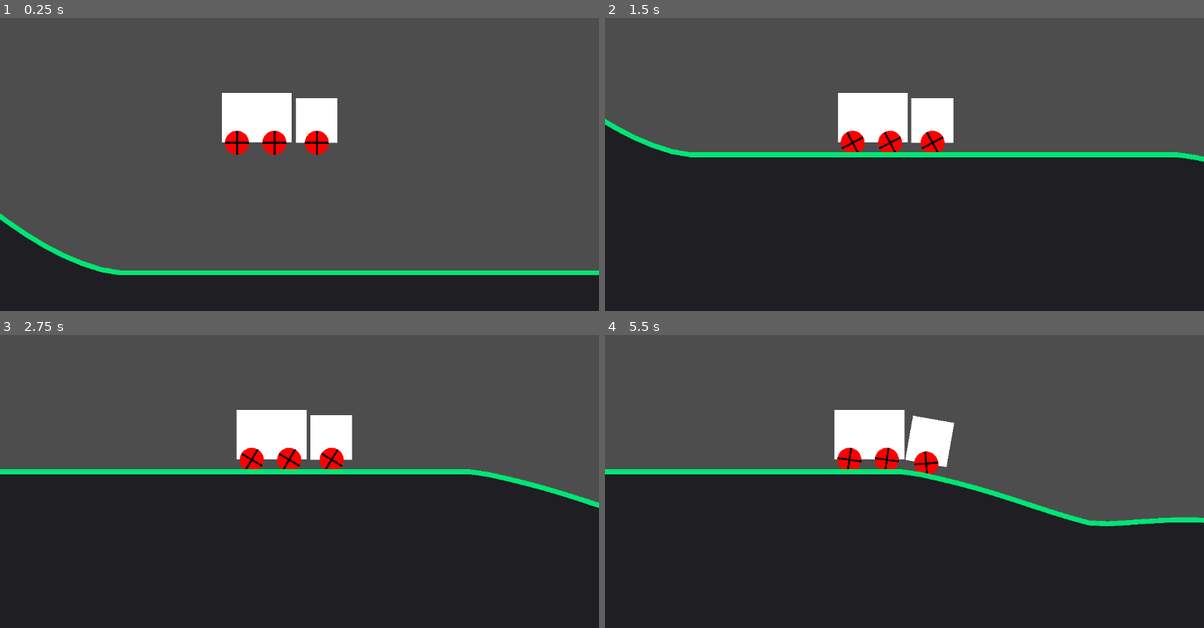
Above: before the commit, frames 1-4 (two rows, left to right).
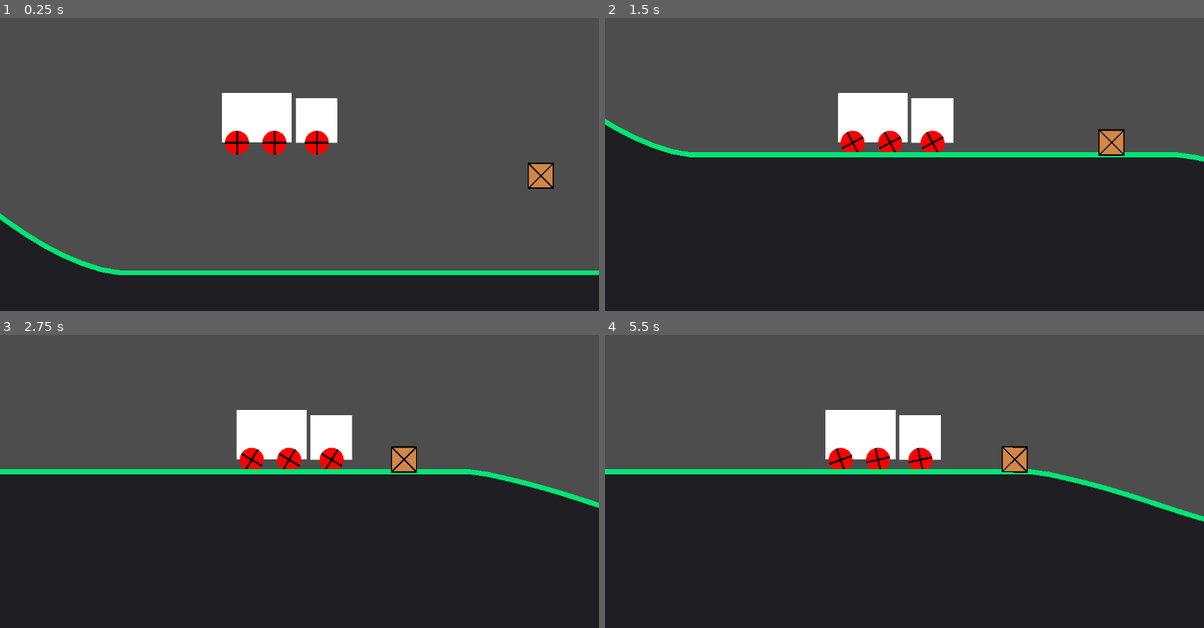
Above: after the commit, the same moments.

Repository: Addressmehari/truck-kun
Game: Godot game, scene res://main.tscn
Same seed, same stepped clock (60 frames per second), same inputs: the game is played once before the commit and once after it. Before the commit the project has no main scene; this scene is started directly in both runs.
Inputs (mouse positions are in pixels of both pictures, inside the frame that each line leads up to):
- Up to frame 1 (0.25 s): no input
- Up to frame 2 (1.5 s): move the mouse to (1036, 126) at 0.52 s; hold Right (ui_right) 0.53-1.25 s; click (1036, 126) at 0.67 s; drag from (784, 158) to (874, 211) at 1.27 s
- Up to frame 3 (2.75 s): move the mouse to (359, 384) at 2.02 s; hold Right (ui_right) from 2.03 s (still down); click (359, 384) at 2.17 s
- Up to frame 4 (5.5 s): release Right (ui_right) at 2.75 s; drag from (874, 528) to (724, 408) at 2.77 s; move the mouse to (1084, 510) at 3.52 s; hold Left (ui_left) 3.53-4.25 s; click (1084, 510) at 3.67 s; drag from (724, 408) to (814, 376) at 4.27 s; move the mouse to (934, 460) at 5.02 s; hold Left (ui_left) from 5.03 s (still down); click (934, 460) at 5.17 s

The runs differ from the first frame. In frame 1, 0.4% of the frame differs, in the area x 88-93%, y 49-59%; in frame 2, 0.4%; in frame 3, 0.4%; in frame 4, 6.5%, in the area x 36-100%, y 25-66%.

Commit message:
added crates

Diff:
--- /dev/null
+++ b/crate.gd
@@ -0,0 +1,122 @@
+@tool
+extends RigidBody2D
+
+@export var issensor: bool = false:
+	set(val):
+		issensor = val
+		_update_physics_state()
+
+@export var width: float = 40.0:
+	set(val):
+		width = max(10.0, val)
+		queue_redraw()
+		_update_collision_shape()
+
+@export var height: float = 40.0:
+	set(val):
+		height = max(10.0, val)
+		queue_redraw()
+		_update_collision_shape()
+
+@export var color: Color = Color(0.82, 0.53, 0.28): # wood brown
+	set(val):
+		color = val
+		queue_redraw()
+
+var is_dragging: bool = false
+var drag_offset: Vector2 = Vector2.ZERO
+
+var original_collision_layer: int = 1
+var original_collision_mask: int = 1
+
+func _ready() -> void:
+	if Engine.is_editor_hint():
+		return
+
+	input_pickable = true
+	original_collision_layer = collision_layer
+	original_collision_mask = collision_mask
+
+	# Make sure the CollisionShape2D exists and is unique/ready
+	var shape_node = get_node_or_null("CollisionShape2D")
+	if shape_node and shape_node.shape:
+		shape_node.shape = shape_node.shape.duplicate()
+	_update_collision_shape()
+	_update_physics_state()
+
+func _update_collision_shape() -> void:
+	if not is_node_ready():
+		await ready
+	var shape_node = get_node_or_null("CollisionShape2D")
+	if shape_node and shape_node.shape is RectangleShape2D:
+		shape_node.shape.size = Vector2(width, height)
+
+func _update_physics_state() -> void:
+	if Engine.is_editor_hint() or not is_node_ready():
+		return
+
+	if is_dragging:
+		freeze = true
+		# Act as a sensor (pass through all objects) while dragging
+		collision_layer = 0
+		collision_mask = 0
+	else:
+		if issensor:
+			freeze = true
+			collision_layer = 0
+			collision_mask = 0
+		else:
+			freeze = false
+			collision_layer = original_collision_layer
+			collision_mask = original_collision_mask
+			gravity_scale = 1.0
+
+	queue_redraw()
+
+func _input_event(viewport: Viewport, event: InputEvent, shape_idx: int) -> void:
+	if Engine.is_editor_hint():
+		return
+	if event is InputEventMouseButton and event.button_index == MOUSE_BUTTON_LEFT:
+		if event.pressed:
+			is_dragging = true
+			drag_offset = global_position - get_global_mouse_position()
+			_update_physics_state()
+			get_viewport().set_input_as_handled()
+
+func _input(event: InputEvent) -> void:
+	if Engine.is_editor_hint():
+		return
+	if event is InputEventMouseButton and event.button_index == MOUSE_BUTTON_LEFT:
+		if not event.pressed and is_dragging:
+			is_dragging = false
+			_update_physics_state()
+
+func _physics_process(_delta: float) -> void:
+	if Engine.is_editor_hint():
+		return
+	if is_dragging:
+		global_position = get_global_mouse_position() + drag_offset
+		linear_velocity = Vector2.ZERO
+		angular_velocity = 0.0
+
+func _draw() -> void:
+	var rect = Rect2(-width/2.0, -height/2.0, width, height)
+
+	var current_color = color
+	# Render as translucent if it acts as a sensor (due to either dragging or issensor)
+	if issensor or is_dragging:
+		current_color.a = 0.5
+	else:
+		current_color.a = 1.0
+
+	# Draw background fill
+	draw_rect(rect, current_color, true)
+
+	# Draw outline border
+	var border_color = Color.BLACK
+	border_color.a = current_color.a
+	draw_rect(rect, border_color, false, 2.0)
+
+	# Draw diagonal lines (wooden crate look)
+	draw_line(Vector2(-width/2.0, -height/2.0), Vector2(width/2.0, height/2.0), border_color, 2.0)
+	draw_line(Vector2(width/2.0, -height/2.0), Vector2(-width/2.0, height/2.0), border_color, 2.0)
--- /dev/null
+++ b/crate.tscn
@@ -0,0 +1,16 @@
+[gd_scene load_steps=4 format=3]
+
+[ext_resource type="Script" path="res://crate.gd" id="1_crate_gd"]
+
+[sub_resource type="PhysicsMaterial" id="PhysicsMaterial_crate"]
+friction = 0.6
+
+[sub_resource type="RectangleShape2D" id="RectangleShape2D_crate"]
+size = Vector2(40, 40)
+
+[node name="crate" type="RigidBody2D"]
+physics_material_override = SubResource("PhysicsMaterial_crate")
+script = ExtResource("1_crate_gd")
+
+[node name="CollisionShape2D" type="CollisionShape2D" parent="."]
+shape = SubResource("RectangleShape2D_crate")
--- a/main.tscn
+++ b/main.tscn
@@ -1,8 +1,9 @@
-[gd_scene load_steps=5 format=3 uid="uid://bcg1yj1wjk1uu"]
+[gd_scene load_steps=6 format=3 uid="uid://bcg1yj1wjk1uu"]
 
 [ext_resource type="PackedScene" uid="uid://y4vbinwdj2t8" path="res://truck.tscn" id="1_truck"]
 [ext_resource type="Script" uid="uid://bt8r8k7o4sb33" path="res://camera.gd" id="2_camera_gd"]
 [ext_resource type="Script" uid="uid://cm11vylvjc2os" path="res://road.gd" id="3_road_gd"]
+[ext_resource type="PackedScene" path="res://crate.tscn" id="4_1bvp3"]
 
 [sub_resource type="PhysicsMaterial" id="PhysicsMaterial_road"]
 
@@ -31,3 +32,6 @@
 position = Vector2(2, 0)
 zoom = Vector2(1.2, 1.2)
 script = ExtResource("2_camera_gd")
+
+[node name="crate" parent="." instance=ExtResource("4_1bvp3")]
+position = Vector2(285, -142)
--- a/project.godot
+++ b/project.godot
@@ -11,6 +11,7 @@
 [application]
 
 config/name="truck-kun"
+run/main_scene="uid://bcg1yj1wjk1uu"
 config/features=PackedStringArray("4.5", "GL Compatibility")
 
 [rendering]
Not shown, added: crate.gd.uid
